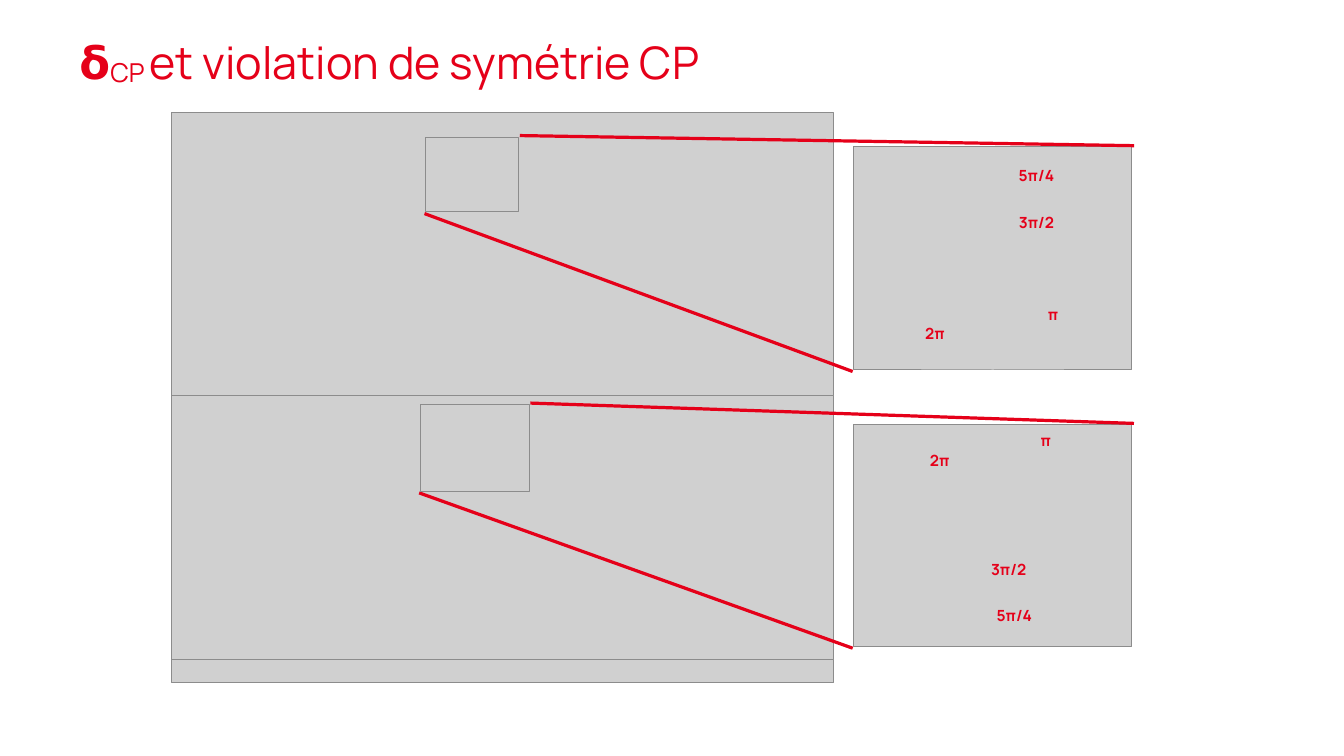
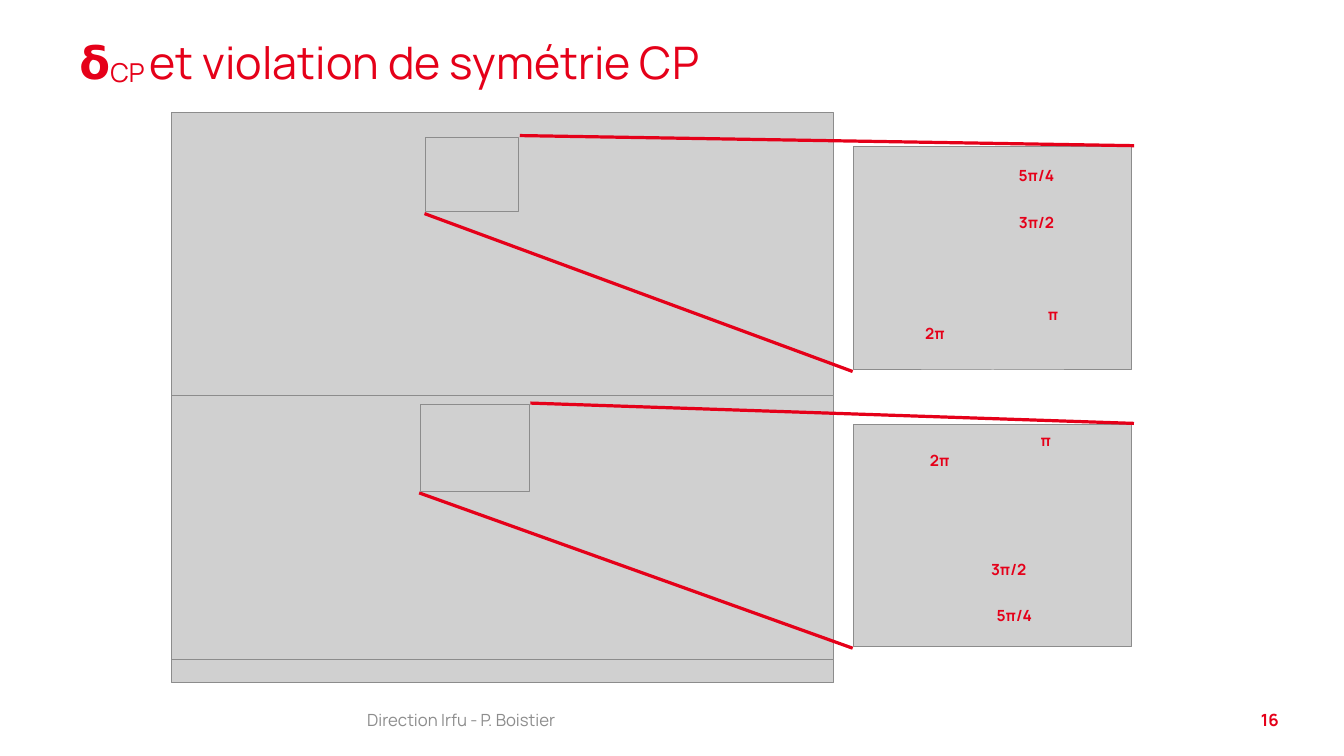
Before and after one commit to pboistier/energy-effects-T2K, a slide deck: slide 16 of doc_ext/20240619_boistier_irfu.odp (slide 13 before the commit). Drawn at 1344x756 pixels with LibreOffice and Linux fonts; fonts in the diff are those of the drawing; grey boxes stand for pictures; background and template pictures are left out. Boxes give left, top, right and bottom in pixels: in the first picture for what was removed or moved away, otherwise in the second. Text is boxed around its words. In the diff, an @@ line names an element or a change of style, - is before the commit and + after.

```diff
--- a/doc_ext/20240619_boistier_irfu.odp
+++ b/doc_ext/20240619_boistier_irfu.odp
@@ text added at bbox=[367, 714, 555, 726], 12 pt, text #8D8D8D @@
+Direction Irfu - P. Boistier
@@ page number added at bbox=[1261, 713, 1279, 727], 12 pt, text #E50019, bold @@
+16
```
Also in this commit, not shown: 12 other slides changed, 4 slides added, 1 slide removed, 3 other files.
